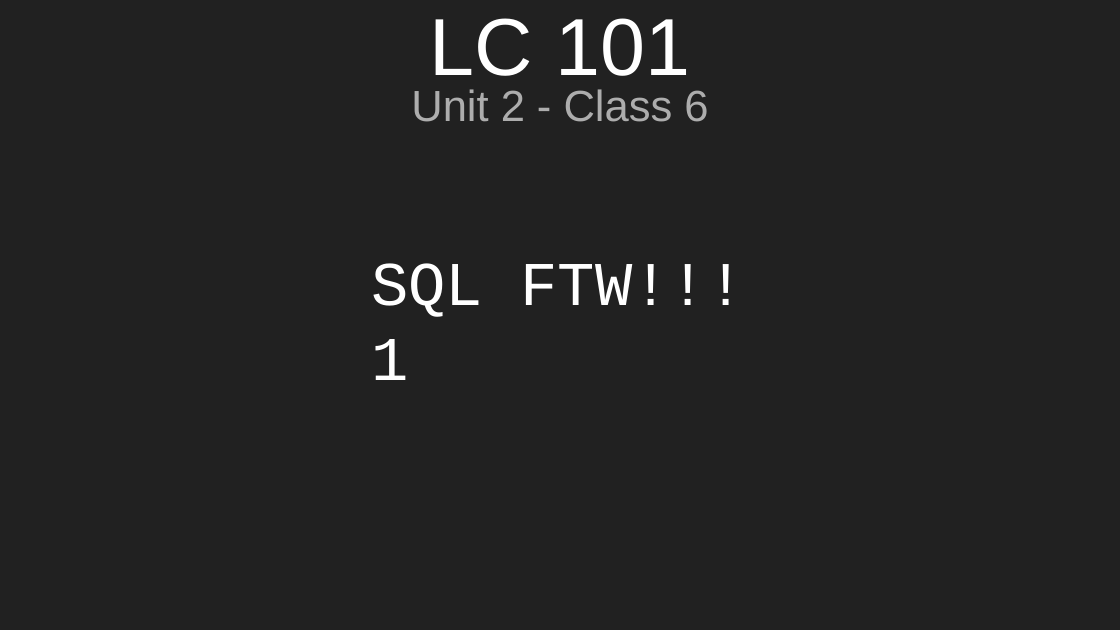
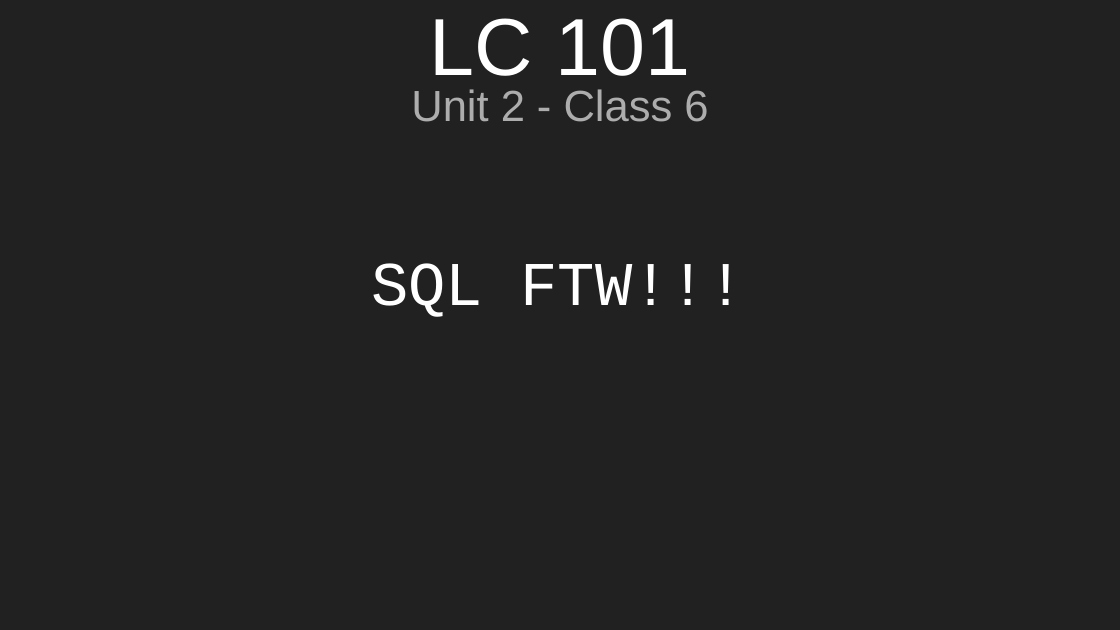
Before and after one commit to aleesham/lc101-unit2, a slide deck: slide 5 of slides/Unit 2 - LC 101 - Class 7.pptx (slide 1 before the commit). Drawn at 1120x630 pixels with LibreOffice and Linux fonts; fonts in the diff are those of the drawing. Boxes give left, top, right and bottom in pixels: in the first picture for what was removed or moved away, otherwise in the second. Text is boxed around its words. In the diff, an @@ line names an element or a change of style, - is before the commit and + after.

```diff
--- a/slides/Unit 2 - LC 101 - Class 7.pptx
+++ b/slides/Unit 2 - LC 101 - Class 7.pptx
@@ text at [371,263,745,317]: text changed @@
-SQL FTW!!!1
+SQL FTW!!!
```
Also in this commit, not shown: 1 other slide changed, 6 slides added, 1 slide removed.
